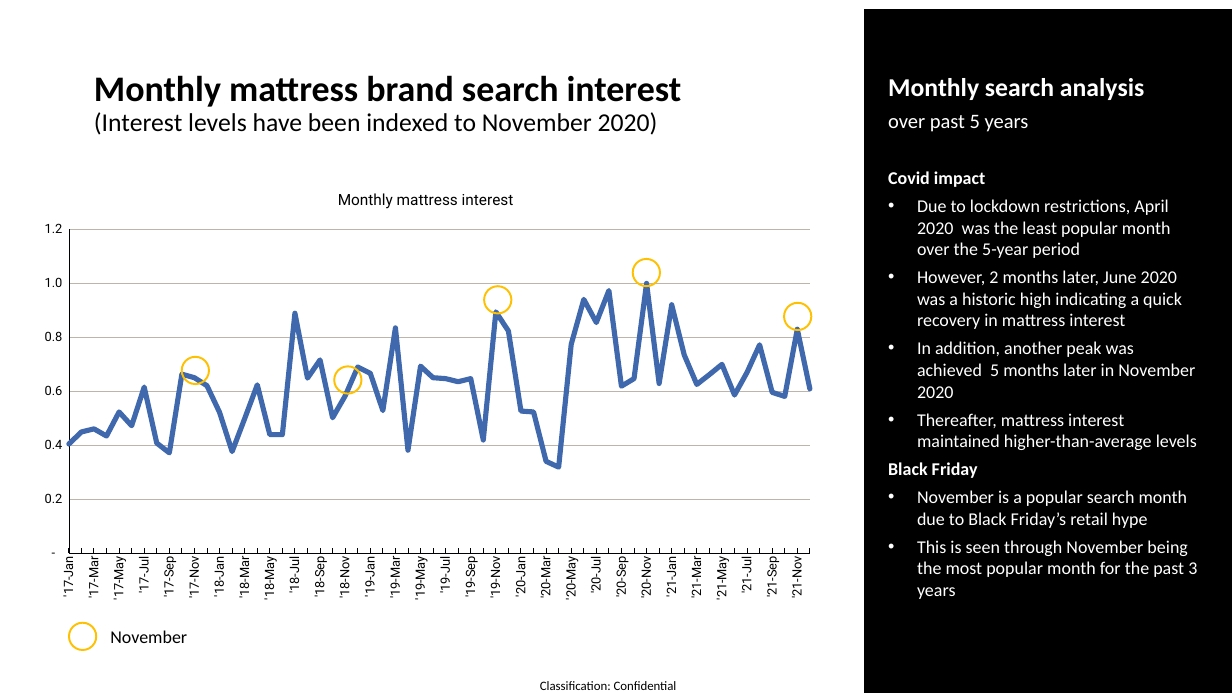
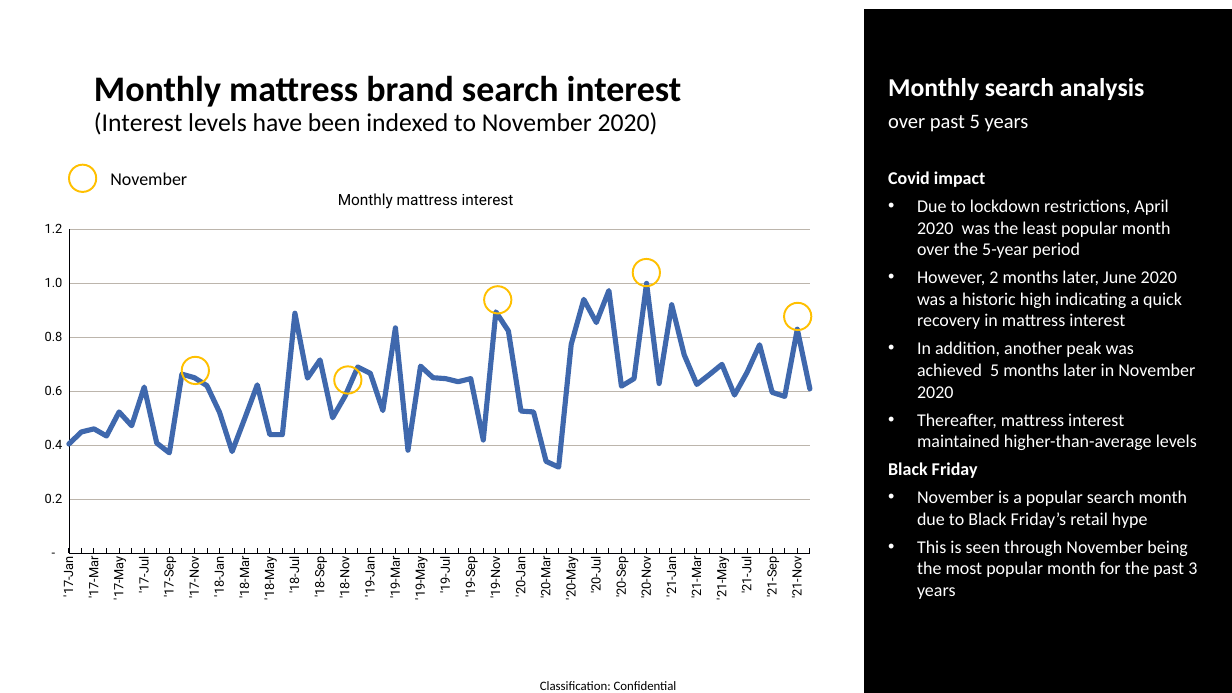
Before and after one commit to twdobson/mattress-trends, a slide deck: slide 25 of bravo_preso.pptx. Drawn at 1232x693 pixels with LibreOffice and Linux fonts; fonts in the diff are those of the drawing. Boxes give left, top, right and bottom in pixels: in the first picture for what was removed or moved away, otherwise in the second. Text is boxed around its words. In the diff, an @@ line names an element or a change of style, - is before the commit and + after.

```diff
--- a/bravo_preso.pptx
+++ b/bravo_preso.pptx
@@ text "November": place and size @@
-text "November" at bbox=[110, 630, 187, 643]
+text "November" at bbox=[110, 172, 187, 185]
@@ ellipse: place and size @@
-ellipse at bbox=[69, 623, 97, 651]
+ellipse at bbox=[69, 165, 97, 192]
```
Also in this commit, not shown: 4 other slides changed, 5 slides added, 1 other file.
